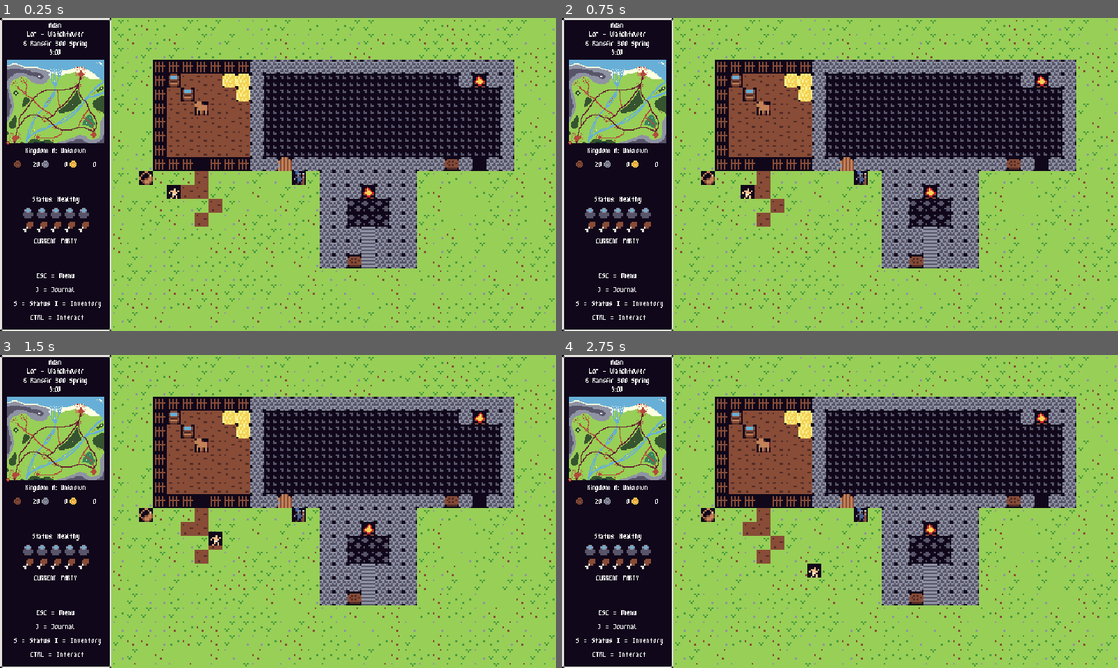
Above: before the commit, frames 1-4 (two rows, left to right).
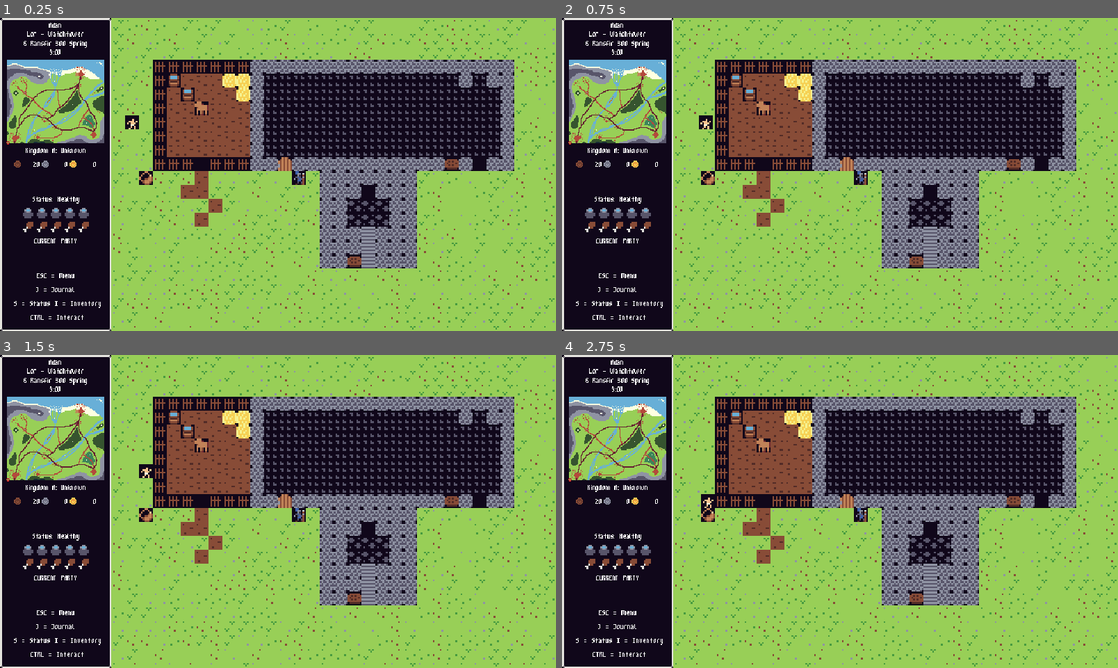
Above: after the commit, the same moments.

Repository: ChrisGlenn/Taelus
Game: Godot game, scene res://Scenes/Cells/Region-Lor/L00x48/lor_00x_48.tscn
Two runs of this game, one before a commit and one after it. Both use one fixed random seed, a clock stepped at 60 frames per second and the inputs below.
Inputs:
- Up to frame 1 (0.25 s): no input
- Up to frame 2 (0.75 s): tap Enter (tae_enter) at 0.5, 0.6 s; hold Right (tae_right) from 0.53 s (still down)
- Up to frame 3 (1.5 s): tap S (tae_s) at 0.8, 1.35 s; release Right (tae_right) at 1.28 s; hold Down (tae_down) from 1.28 s (still down)
- Up to frame 4 (2.75 s): tap Space (tae_select) at 1.55, 2.1 s; release Down (tae_down) at 2.03 s; hold Right (tae_right) from 2.03 s (still down); tap Enter (tae_enter) at 2.3 s

The runs differ from the first frame. In frame 1, 0.3% of the frame differs, in the area x 22-88%, y 18-58%; in frame 2, 0.3%; in frame 3, 0.3%, in the area x 25-88%, y 18-61%; in frame 4, 0.3%.

Commit message:
1/19/2024 AFTERNOON

Diff:
--- a/JSON/System/items.json
+++ b/JSON/System/items.json
@@ -1,5 +1,6 @@
 [
 	{"item": 0},
 	{"item": 1,"control": "sel_drink","name": "WATERSKIN","desc": "A waterskin made of leather.","amnt": 5,"max_amnt": 5,"weight": 0.2,"type": "FOOD"},
-	{"item": 2,"control": "sel_eat","name": "RATION","desc": "A bowl of food.","amnt": 5,"max_amnt": 5,"weight": 0.5,"type": "FOOD"}
+	{"item": 2,"control": "sel_eat","name": "RATION","desc": "A bowl of food.","amnt": 5,"max_amnt": 5,"weight": 0.5,"type": "FOOD"},
+	{"item": 3}
 ]
--- a/Scenes/Cells/Region-Lor/L00x48/lor_00x_48.tscn
+++ b/Scenes/Cells/Region-Lor/L00x48/lor_00x_48.tscn
@@ -1,10 +1,9 @@
-[gd_scene load_steps=13 format=3 uid="uid://dojqsrpp2kaef"]
+[gd_scene load_steps=12 format=3 uid="uid://dojqsrpp2kaef"]
 
 [ext_resource type="PackedScene" uid="uid://cq70indwp2ajl" path="res://Scenes/Prefabs/TaelusMap/taelus_map.tscn" id="1_ft2ng"]
 [ext_resource type="Script" path="res://Scenes/Cells/Region-Lor/L00x48/lor_00x_48.gd" id="1_r5v8d"]
 [ext_resource type="PackedScene" uid="uid://ltriq7iom5pu" path="res://Scenes/Player/player.tscn" id="2_3xp4i"]
 [ext_resource type="PackedScene" uid="uid://in3ywb6q1lg7" path="res://Scenes/UI/HUD/hud.tscn" id="3_08vrg"]
-[ext_resource type="PackedScene" uid="uid://dfoa8ym7iswtm" path="res://Scenes/Prefabs/TaelusAnimMap/taelus_anim_map.tscn" id="3_eq17c"]
 [ext_resource type="PackedScene" uid="uid://bafck6vrx1x0q" path="res://Scenes/Prefabs/Animals/Horse/horse.tscn" id="4_eymla"]
 [ext_resource type="PackedScene" uid="uid://saq1y3depm4h" path="res://Scenes/Prefabs/Decor/HangingSign/hanging_sign.tscn" id="7_dbwkt"]
 [ext_resource type="PackedScene" uid="uid://be2vk54f3i24f" path="res://Scenes/Prefabs/Decor/WaterBarrel/water_barrel.tscn" id="8_5lgm5"]
@@ -21,15 +20,9 @@
 [node name="Terrain" parent="." instance=ExtResource("1_ft2ng")]
 layer_0/tile_data = PackedInt32Array(0, 65536, 0, 65536, 65536, 0, 131072, 65536, 0, 196608, 65536, 0, 262144, 65536, 0 …(17204 unchanged characters)…
 
-[node name="TaelusAnimMap" parent="." instance=ExtResource("3_eq17c")]
-layer_0/tile_data = PackedInt32Array(262178, 131072, 0, 786458, 131072, 0)
-
 [node name="Player" parent="." instance=ExtResource("2_3xp4i")]
 process_mode = 1
-position = Vector2(192, 192)
-
-[node name="Horse" parent="." instance=ExtResource("4_eymla")]
-position = Vector2(224, 96)
+position = Vector2(144, 112)
 
 [node name="Decor" type="Node" parent="."]
 
@@ -77,6 +70,9 @@
 [node name="LorGuard" parent="NPCs" instance=ExtResource("11_p4mc6")]
 position = Vector2(336, 176)
 
+[node name="Horse" parent="NPCs" instance=ExtResource("4_eymla")]
+position = Vector2(224, 96)
+
 [node name="Border" type="Node" parent="."]
 
 [node name="InvisibleBlock" parent="Border" instance=ExtResource("12_1gmkv")]
--- a/Scenes/Player/Player.gd
+++ b/Scenes/Player/Player.gd
@@ -96,7 +96,7 @@
 			select_mode = true # turn on select mode to enable cursor
 		# pause the game
 		if Input.is_action_just_pressed("tae_cancel"):
-			GlobalInput.pause()
+			Functions.pause()
 	elif moving and !select_mode:
 		# move the player and animate the sprite
 		if move_dir == 0:
--- /dev/null
+++ b/Scenes/Prefabs/Audio/AudioSource/audio_source.gd
@@ -0,0 +1,11 @@
+extends AudioStreamPlayer2D
+# AUDIO SOURCE
+# a blank 2d audio source for your general needs
+@export var auto_start = true # if this automatically starts or not
+
+
+func _ready():
+	if stream:
+		if auto_start: play()
+	else:
+		print(str("ERROR: No audio set in stream for ", self))
--- a/Scenes/Prefabs/Audio/AudioSource/audio_source.tscn
+++ b/Scenes/Prefabs/Audio/AudioSource/audio_source.tscn
@@ -1,4 +1,7 @@
-[gd_scene format=3 uid="uid://cunaoisx4f6tg"]
+[gd_scene load_steps=2 format=3 uid="uid://cunaoisx4f6tg"]
+
+[ext_resource type="Script" path="res://Scenes/Prefabs/Audio/AudioSource/audio_source.gd" id="1_fgk6i"]
 
 [node name="AudioSource" type="AudioStreamPlayer2D"]
 max_distance = 512.0
+script = ExtResource("1_fgk6i")
--- /dev/null
+++ b/Scenes/UI/Dialogue/dialogue.tscn
@@ -0,0 +1,3 @@
+[gd_scene format=3 uid="uid://mmiwngqxkv3e"]
+
+[node name="Dialogue" type="CanvasLayer"]
--- a/Scenes/UI/HUD/hud.gd
+++ b/Scenes/UI/HUD/hud.gd
@@ -115,8 +115,7 @@
 			Globals.hud_control_mode = Globals.player["inventory"][inv_cursor_pos]["control"] # update the controls
 		else:
 			Globals.hud_control_mode = "return"
-		# INPUT
-		# inventory cursor controls
+		# INVENTORY INPUT
 		if Input.is_action_just_pressed("tae_right"):
 			if inv_cursor_pos < Globals.player["inventory"].size() - 1 and inv_cursor_pos != 14:
 				inv_cursor_pos += 1 # move right
@@ -126,7 +125,9 @@
 		if Input.is_action_just_pressed("tae_down"):
 			if inv_cursor_pos + 5 < Globals.player["inventory"].size() - 1 and inv_cursor_pos < 16:
 				inv_cursor_pos += 5 # move down
-		# menu controls
+		if Input.is_action_just_pressed("tae_select"):
+			Globals.player["inventory"][inv_cursor_pos]["func_one"]
+		# MENU INPUT
 		if Input.is_action_just_pressed("tae_cancel"):
 			Globals.can_play = true # return player control
 			Globals.hud_control_mode = "main" # reset controls
--- a/Scenes/UI/HUD/hud.tscn
+++ b/Scenes/UI/HUD/hud.tscn
@@ -49,6 +49,7 @@
 autowrap_mode = 2
 
 [node name="Main" type="Node2D" parent="."]
+visible = false
 
 [node name="RegionLabel" type="Label" parent="Main"]
 offset_left = 8.0
@@ -583,7 +584,6 @@
 patch_margin_bottom = 5
 
 [node name="Inventory" type="Node2D" parent="."]
-visible = false
 
 [node name="InventoryBackground" type="NinePatchRect" parent="Inventory"]
 offset_left = 208.0
@@ -848,7 +848,7 @@
 horizontal_alignment = 1
 
 [node name="EquipAvatarBody" type="Sprite2D" parent="Inventory/EquipmentOverlay"]
-position = Vector2(48, 56)
+position = Vector2(48, 48)
 scale = Vector2(4, 4)
 texture = ExtResource("12_xa14g")
 centered = false
@@ -865,7 +865,7 @@
 frame = 62
 
 [node name="EquipArmor" type="Sprite2D" parent="Inventory/EquipmentOverlay"]
-position = Vector2(72, 128)
+position = Vector2(72, 120)
 texture = ExtResource("13_pcpjy")
 centered = false
 hframes = 32
@@ -873,7 +873,7 @@
 frame = 63
 
 [node name="EquipShield" type="Sprite2D" parent="Inventory/EquipmentOverlay"]
-position = Vector2(24, 88)
+position = Vector2(24, 64)
 texture = ExtResource("13_pcpjy")
 centered = false
 hframes = 32
@@ -881,7 +881,7 @@
 frame = 60
 
 [node name="EquipWeapon" type="Sprite2D" parent="Inventory/EquipmentOverlay"]
-position = Vector2(120, 88)
+position = Vector2(120, 64)
 texture = ExtResource("13_pcpjy")
 centered = false
 hframes = 32
--- a/Scenes/UI/NarrativeMessage/narrative_message.tscn
+++ b/Scenes/UI/NarrativeMessage/narrative_message.tscn
@@ -1,8 +1,9 @@
-[gd_scene load_steps=4 format=3 uid="uid://xvwd804myisw"]
+[gd_scene load_steps=5 format=3 uid="uid://xvwd804myisw"]
 
 [ext_resource type="Script" path="res://Scenes/UI/NarrativeMessage/narrative_message.gd" id="1_2520p"]
 [ext_resource type="Texture2D" uid="uid://cyccdspqh3wso" path="res://Sprites/UI/nine-slice.png" id="1_qfn38"]
 [ext_resource type="FontFile" uid="uid://imnkghkj0qrp" path="res://Fonts/m3x6.ttf" id="2_35x8p"]
+[ext_resource type="Texture2D" uid="uid://ch1wwdhq2uofs" path="res://Sprites/NPCs/MessagePortraits/Guard.png" id="3_eb0pi"]
 
 [node name="NarrativeMessage" type="CanvasLayer"]
 script = ExtResource("1_2520p")
@@ -19,11 +20,13 @@
 patch_margin_bottom = 5
 
 [node name="Sprite2D" type="Sprite2D" parent="."]
-position = Vector2(320, 80)
+position = Vector2(320, 72)
+texture = ExtResource("3_eb0pi")
+centered = false
 
 [node name="TextLabel" type="Label" parent="."]
 offset_left = 288.0
-offset_top = 152.0
+offset_top = 160.0
 offset_right = 480.0
 offset_bottom = 256.0
 theme_override_fonts/font = ExtResource("2_35x8p")
--- a/Scripts/Functions.gd
+++ b/Scripts/Functions.gd
@@ -1,5 +1,6 @@
 extends Node
 # FUNCTIONS FOR USE WHEN CALLED
+@onready var PAUSE_MENU = preload("res://Scenes/Gameplay/PauseMenu/pause_menu.tscn")
 @onready var MESSAGE = preload("res://Scenes/UI/Messages/messages.tscn")
 
 
@@ -12,6 +13,17 @@
 	get_parent().add_child(new_message)
 	if Globals.messages == 15:
 		Globals.messages = -1 # reset
+
+func pause():
+	# pause the game and add a menu
+	if !get_tree().paused:
+		var pause_menu = PAUSE_MENU.instantiate()
+		get_parent().add_child(pause_menu)
+		get_tree().paused = true # pause the game
+
+# inventory
+func inv_func(_func_num, _arg_one, _arg_two):
+	pass
 
 # eating/drinking
 func drink_water(quench): # (quench, risk, use)
--- a/Scripts/Globals.gd
+++ b/Scripts/Globals.gd
@@ -8,7 +8,7 @@
 var new_scene_player_set = false # if true then the player will reset self based on origin coords
 var new_scene_player_origin = Vector2(0,0) # where the player spawns in a new scene
 var movement_speed = 76 # global movement speed
-var items = [{"item": 0},{"item": 1,"control": "sel_drink"," …(70 unchanged characters)… ax_amnt": 5,"weight": 0.2,"type": "FOOD"}] # the inventory for the game that will be loaded upon loading game MAY BE SET ALREADY FOR TESTING
+var items = [{"item": 0},{"item": 1,"control": "sel_drink"," …(70 unchanged characters)… ax_amnt": 5,"weight": 0.2,"type": "FOOD","func_one": 0,"func_two": 0,"func_three": 0}] # the inventory for the game that will be loaded upon loading game MAY BE SET ALREADY FOR TESTING
 var placed_ = [] # items, ect already placed in the game to stop double spawning
 
 # GAMEPLAY
--- a/Scripts/Input.gd
+++ /dev/null
@@ -1,18 +0,0 @@
-extends Node
-# INPUT
-# provides input for the game based on the current control settings all scripts are here
-# so they don't have to be littered all around the game
-@onready var PAUSE_MENU = preload("res://Scenes/Gameplay/PauseMenu/pause_menu.tscn")
-
-
-func player_input(mode, _key):
-	match mode:
-		"":
-			print("ERROR: Mode is not set...")
-
-func pause():
-	# pause the game and add a menu
-	if !get_tree().paused:
-		var pause_menu = PAUSE_MENU.instantiate()
-		get_parent().add_child(pause_menu)
-		get_tree().paused = true # pause the game
--- a/project.godot
+++ b/project.godot
@@ -23,7 +23,6 @@
 Events="*res://Scripts/Events.gd"
 Clock="*res://Scenes/System/Clock/clock.tscn"
 Functions="*res://Scripts/Functions.gd"
-GlobalInput="*res://Scripts/Input.gd"
 
 [display]
 
Not shown, added: Audio/SFX/Fire.ogg.import
Binary file added: Sprites/NPCs/MessagePortraits/Guard.png
Not shown, added: Sprites/NPCs/MessagePortraits/Guard.png.import
Not shown, added: Audio/SFX/Fire.ogg
